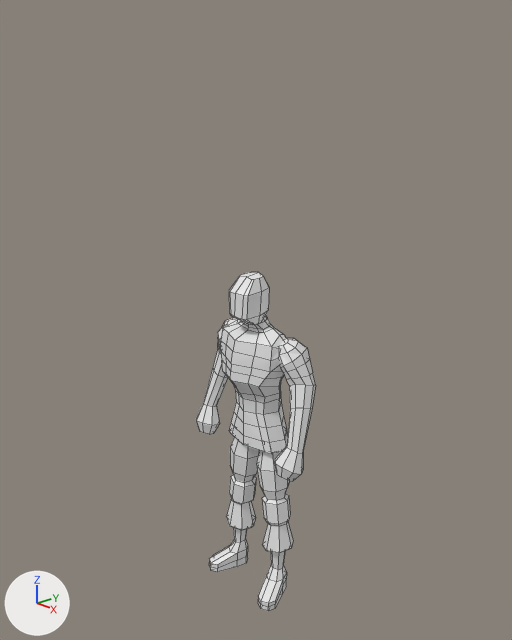
Renders of the Blender file gamer_person3.blend from each side of a commit.
Rendered twice from a 50 mm camera at (14.47, -12.71, 9.08) aimed at (-0.08, 0.41, 2.45). The lights are fixed; the arrows at lower left show +X, +Y and +Z. Mesh edges are drawn as thin lines. Materials are left out; every surface is plain grey.

The first picture shows 'SymmVert', 'SymmVert.003', 'SymmVert.004', 'SymmVert.005'.
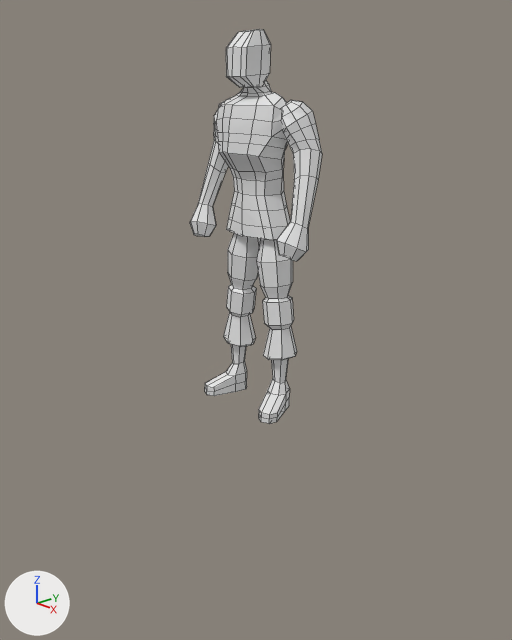
Location of each change, (x1, y1, x2, y2) in pixels of the pictures (512 x 640 px):
'SymmVert.005', reshaped, moved (224% wider, 633% taller): before (229, 272, 269, 325); after (190, 29, 322, 424)
'SymmVert', deleted: before (221, 315, 288, 454)
'SymmVert.003', deleted: before (209, 437, 293, 611)
'SymmVert.004', deleted: before (196, 317, 315, 481)
part 1 of me_plane_005, added: after (217, 81, 290, 240)
part 2 of me_plane_005, added: after (205, 233, 297, 424)
part 3 of me_plane_005, added: after (190, 100, 322, 261)

Patch to the scene script:
```diff
--- a/gamer_person3.blend.py
+++ b/gamer_person3.blend.py
@@ me_plane_005 @@
 # used by ob_symmvert_005; location = (0.0, 0.0, 0.0)
-me_plane_005.from_pydata(...)  # 28 vertices, 21 faces; spans x -0.459..0.0, y -0.478..0.677, z 2.478..3.888
+me_plane_005.from_pydata(...)  # 342 vertices, 299 faces; spans x -2.285..0.0, y -0.648..1.128, z -6.423..3.888
+# me_plane_005 part 1: a new loose piece of 126 vertices spanning x -1.168..0.0, y -0.648..1.128, z -1.381..2.745
+# me_plane_005 part 2: a new loose piece of 108 vertices spanning x -1.507..-0.115, y -0.573..0.954, z -6.423..-1.097
+# me_plane_005 part 3: a new loose piece of 80 vertices spanning x -2.285..-0.804, y -0.458..1.064, z -1.734..2.181
@@ ob_symmvert_003 @@
-ob_symmvert_003 = bpy.data.objects.new('SymmVert.003', me_plane_003)
-ob_symmvert_003.location = (0.0, 0.0, 0.0)
-_m = ob_symmvert_003.modifiers.new('Mirror', 'MIRROR')
-_m.use_clip = True
@@ ob_symmvert_005 @@
 ob_symmvert_005 = bpy.data.objects.new('SymmVert.005', me_plane_005)
-ob_symmvert_005.location = (0.0, 0.0, 0.0)
+ob_symmvert_005.location = (0.0, 0.0, 6.4)
 _m = ob_symmvert_005.modifiers.new('Mirror', 'MIRROR')
@@ ob_symmvert_004 @@
-ob_symmvert_004 = bpy.data.objects.new('SymmVert.004', me_plane_004)
-ob_symmvert_004.location = (0.0, 0.0, 0.0)
-_m = ob_symmvert_004.modifiers.new('Mirror', 'MIRROR')
-_m.use_clip = True
@@ ob_symmvert @@
-ob_symmvert = bpy.data.objects.new('SymmVert', me_plane)
-ob_symmvert.location = (0.0, 0.0, 0.0)
-_m = ob_symmvert.modifiers.new('Mirror', 'MIRROR')
-_m.use_clip = True
```
